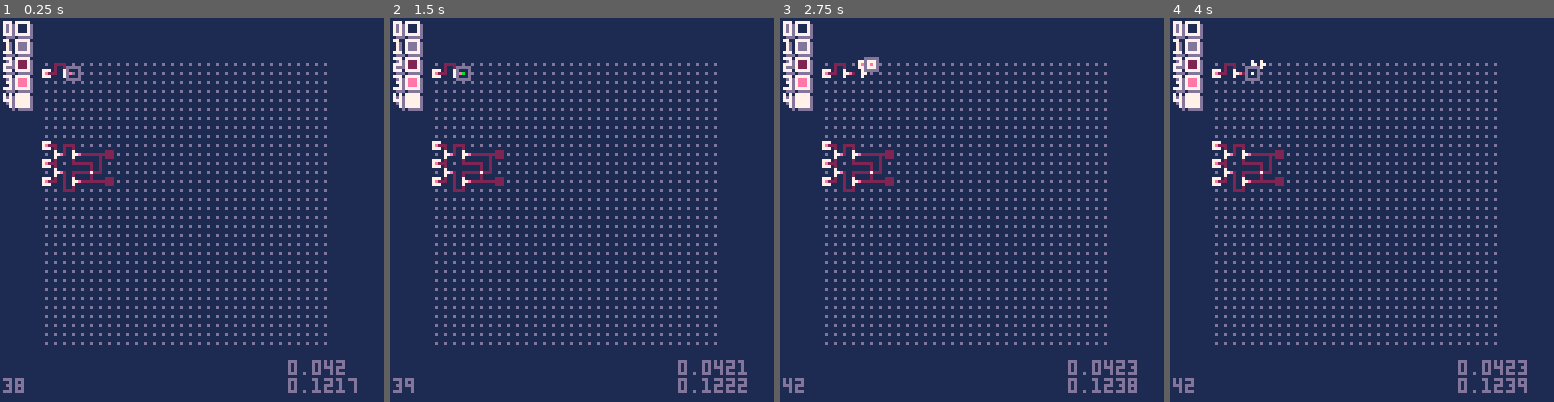
Above: before the commit, frames 1-4 (left to right).
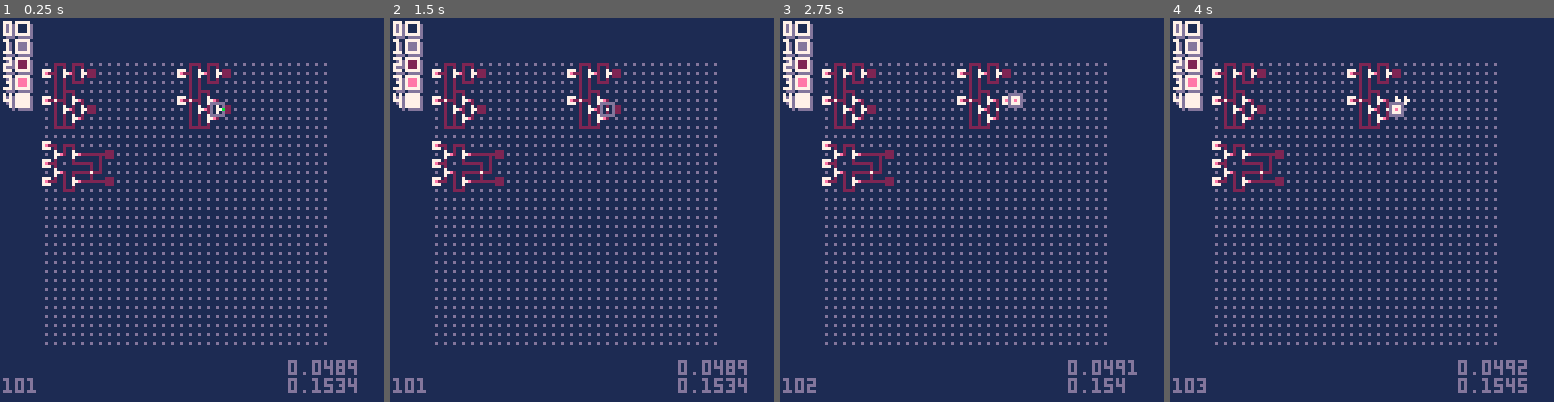
Above: after the commit, the same moments.

Repository: SestrenExsis/NANDGate
Game: PICO-8 cartridge nandgate.p8
Two runs of this game, one before a commit and one after it. Both use one fixed random seed, a clock stepped at 60 frames per second and the inputs below.
Inputs:
- Up to frame 1 (0.25 s): no input
- Up to frame 2 (1.5 s): tap X (X key) at 0.33, 1.07 s; tap O (Z key) at 0.7 s
- Up to frame 3 (2.75 s): hold Right 1.6-2.1 s; tap O (Z key) at 1.7, 2.1, 2.5 s; tap X (X key) at 1.85 s; hold Up 2.15-2.42 s; hold Right from 2.47 s (still down)
- Up to frame 4 (4 s): tap O (Z key) at 2.9, 3.3, 3.7 s; tap X (X key) at 2.97 s; release Right at 3.03 s; hold Left 3.08-3.58 s; hold Down 3.63-3.97 s

The runs differ from the first frame. In frame 1, 2.0% of the frame differs, in the area x 1-93%, y 11-98%; in frame 2, 2.0%; in frame 3, 2.2%, in the area x 0-93%, y 10-98%; in frame 4, 2.1%.

Commit message:
Add ability to make half adders

Diff:
--- a/nandgate.p8
+++ b/nandgate.p8
@@ -232,10 +232,24 @@
 	_gy=aa
 end
 
+function _push()
+	add(_stk,_gx)
+	add(_stk,_gy)
+end
+
+function _pull()
+	if #_stk>1 then
+		_gy=deli(_stk,#_stk)
+		_gx=deli(_stk,#_stk)
+	end
+end
+
 function _make(a)
 	local g=_grid
 	if a==0 then
-		printh("todo: make(0)")
+		local idx=(_gy-1)*g.wd+_gx
+		g.dat[idx]=0
+		del(g.dvcs,idx)
 	elseif a==1 then
 		connect(g,_gx,_gy,_gx,_gy)
 	elseif a==2 then
@@ -270,6 +284,77 @@
 	_gy+=b*dy
 end
 
+function makehalfadder()
+	local msg="-- half adder"
+	printh(msg,_cart,true)
+	_move(2,1)
+	_make(2) -- flip
+	_fuse(6)
+	_push()
+	_fuse(8)
+	_fuse(6)
+	_fuse(2)
+	_make(3) -- nand
+	_fuse(6)
+	_push()
+	_fuse(8)
+	_fuse(6)
+	_fuse(2)
+	_make(3) -- nand
+	_fuse(6)
+	_make(5) -- lamp
+	_pull()
+	_fuse(2)
+	_fuse(6)
+	_fuse(8)
+	_pull()
+	_fuse(2)
+	_fuse(2)
+	_fuse(2)
+	_make(4) -- feed
+	_push()
+	_fuse(2)
+	_fuse(2)
+	_fuse(2)
+	_fuse(6)
+	_push()
+	_fuse(6)
+	_fuse(8)
+	_make(3) -- nand
+	_pull()
+	_fuse(8)
+	_fuse(8)
+	_make(3) -- nand
+	_pull()
+	_move(4,1)
+	_make(2) -- flip
+	_fuse(6)
+	_fuse(6)
+	_push()
+	_fuse(8)
+	_push()
+	_fuse(8)
+	_fuse(8)
+	_pull()
+	_fuse(6)
+	_fuse(2)
+	_make(3) -- nand
+	_fuse(6)
+	_fuse(2)
+	_make(3) -- nand
+	_fuse(6)
+	_make(5) -- lamp
+	_pull()
+	_fuse(2)
+	_fuse(6)
+	_push()
+	_fuse(8)
+	_pull()
+	_fuse(2)
+	_fuse(6)
+	_fuse(8)
+end
+
 function _init()
 	-- common vars
 	_tick=0
@@ -277,74 +362,14 @@
 	_grid=newgrid(32,32,12,12)
 	_gx=1
 	_gy=1
+	_stk={}
 	-- add starting devices
-	local msg="-- half adder"
-	printh(msg,_cart,true)
 	_setx(1)
 	_sety(1)
-	_move(2,1)
-	_make(2) -- flip
-	_fuse(6)
-	--_save()
-	_fuse(8)
-	_fuse(6)
-	_fuse(2)
-	_make(3) -- nand
-	_fuse(6)
-	--_load()
-	--[[
-	--addflip(_grid,1,1)
-	addflip(_grid,1,4)
-	addnand(_grid,3,2)
-	addnand(_grid,5,2)
-	addnand(_grid,4,5)
-	addnand(_grid,3,6)
-	addnand(_grid,5,6)
-	addnand(_grid,4,7)
-	addfeed(_grid,2,4)
-	connect(_grid,1,1,2,1)
-	connect(_grid,2,1,3,1)
-	connect(_grid,3,1,3,2)
-	connect(_grid,2,1,2,2)
-	connect(_grid,2,2,2,3)
-	connect(_grid,2,3,2,4)
-	connect(_grid,2,4,2,5)
-	connect(_grid,2,5,2,6)
-	connect(_grid,2,6,2,7)
-	connect(_grid,2,7,2,8)
-	connect(_grid,2,8,3,8)
-	connect(_grid,3,8,3,7)
-	connect(_grid,3,7,3,6)
-	connect(_grid,3,8,4,8)
-	connect(_grid,4,8,4,7)
-	connect(_grid,1,4,2,4)
-	connect(_grid,2,4,3,4)
-	connect(_grid,3,4,4,4)
-	connect(_grid,4,4,4,5)
-	connect(_grid,3,4,3,3)
-	connect(_grid,3,3,3,2)
-	connect(_grid,3,4,3,5)
-	connect(_grid,3,5,3,6)
-	connect(_grid,3,2,4,2)
-	connect(_grid,4,2,4,1)
-	connect(_grid,4,1,5,1)
-	connect(_grid,5,1,5,2)
-	connect(_grid,4,2,4,3)
-	connect(_grid,4,3,5,3)
-	connect(_grid,5,3,5,2)
-	connect(_grid,5,2,6,2)
-	connect(_grid,4,5,5,5) -- !!!
-	connect(_grid,5,5,5,6)
-	connect(_grid,4,6,4,5)
-	connect(_grid,3,6,4,6) -- !!!
-	connect(_grid,4,6,4,7)
-	connect(_grid,5,5,5,6)
-	connect(_grid,4,7,5,7)
-	connect(_grid,5,7,5,6)
-	connect(_grid,5,6,6,6)
-	addlamp(_grid,6,2)
-	addlamp(_grid,6,6)
-	--]]
+	makehalfadder()
+	_setx(16)
+	_sety(1)
+	makehalfadder()
 	printh("-- sr flip flop",_cart)
 	addflip(_grid,1,10)
 	addflip(_grid,1,12)
